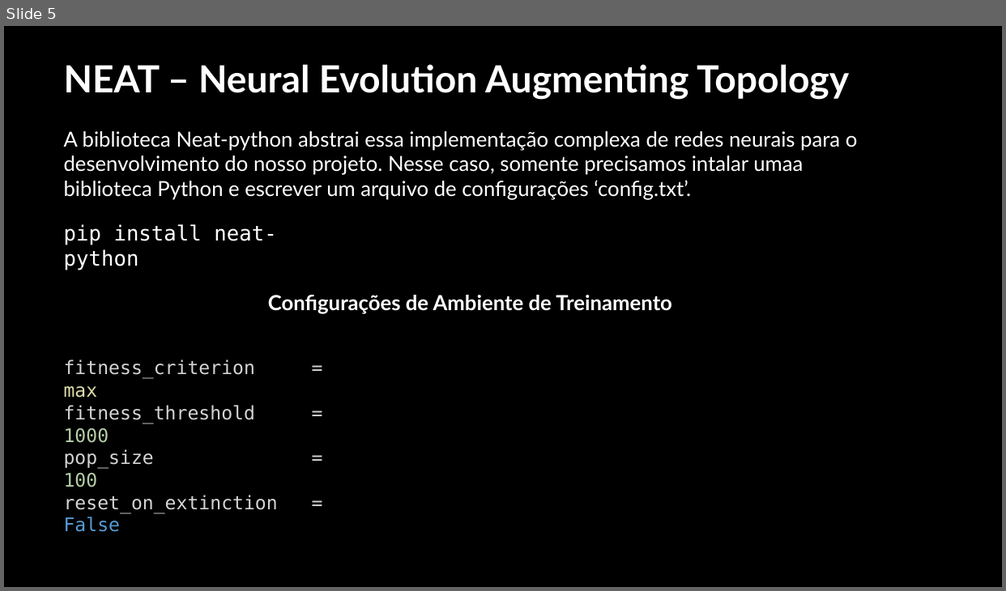
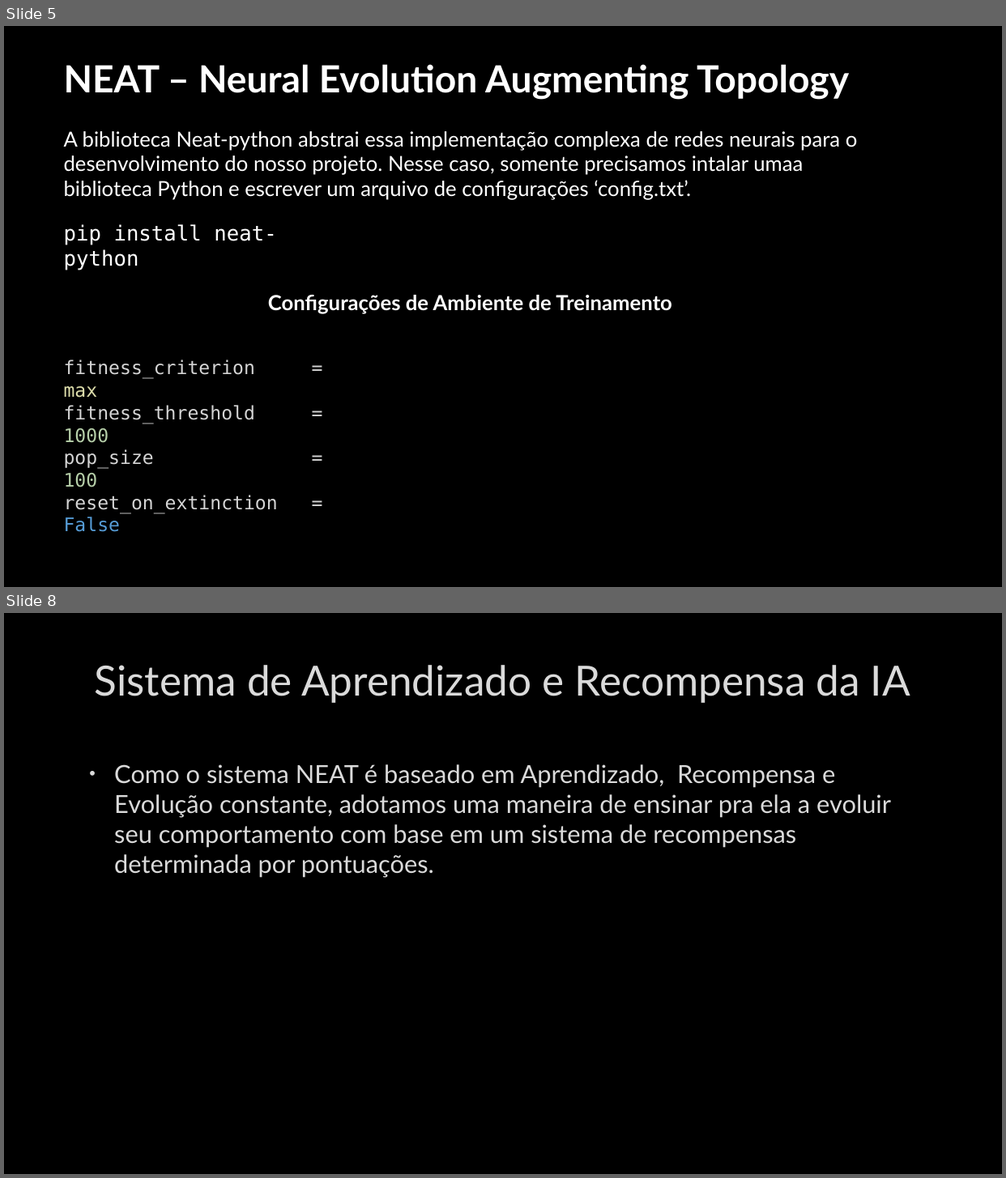
Before and after one commit to PedroPadilhaPortella/IAFlappyBird, a slide deck: FlappyBird.pptx. Shown one above the other, each under a label of ours: slide 5 before the commit, slides 5 and 8 after it; the slides between them are not shown. The pictures are 1006x591 and 1006x1178 pixels, drawn with LibreOffice and Linux fonts; fonts in the diff are those of the drawing; background and template pictures are left out. Boxes give left, top, right and bottom in pixels: in the first picture for what was removed or moved away, otherwise in the second. Text is boxed around its words. In the diff, an @@ line names an element or a change of style, - is before the commit and + after.

```diff
--- a/FlappyBird.pptx
+++ b/FlappyBird.pptx
@@ slide 8 added at (4,613,1002,1174), background picture (left out) @@
@@ title added at (95,665,910,703), 40 pt, text #DADADA @@
+Sistema de Aprendizado e Recompensa da IA
@@ text added at (114,764,891,878), 24 pt, text #DADADA @@
+• Como o sistema NEAT é baseado em Aprendizado, Recompensa e Evolução constante, adotamos uma maneira de ensinar pra ela a evoluir seu comportamento com base em um sistema de recompensas determinada por pontuações.
```
Also in this commit, not shown: 3 slides changed, 5 other slides added, 1 other file.
